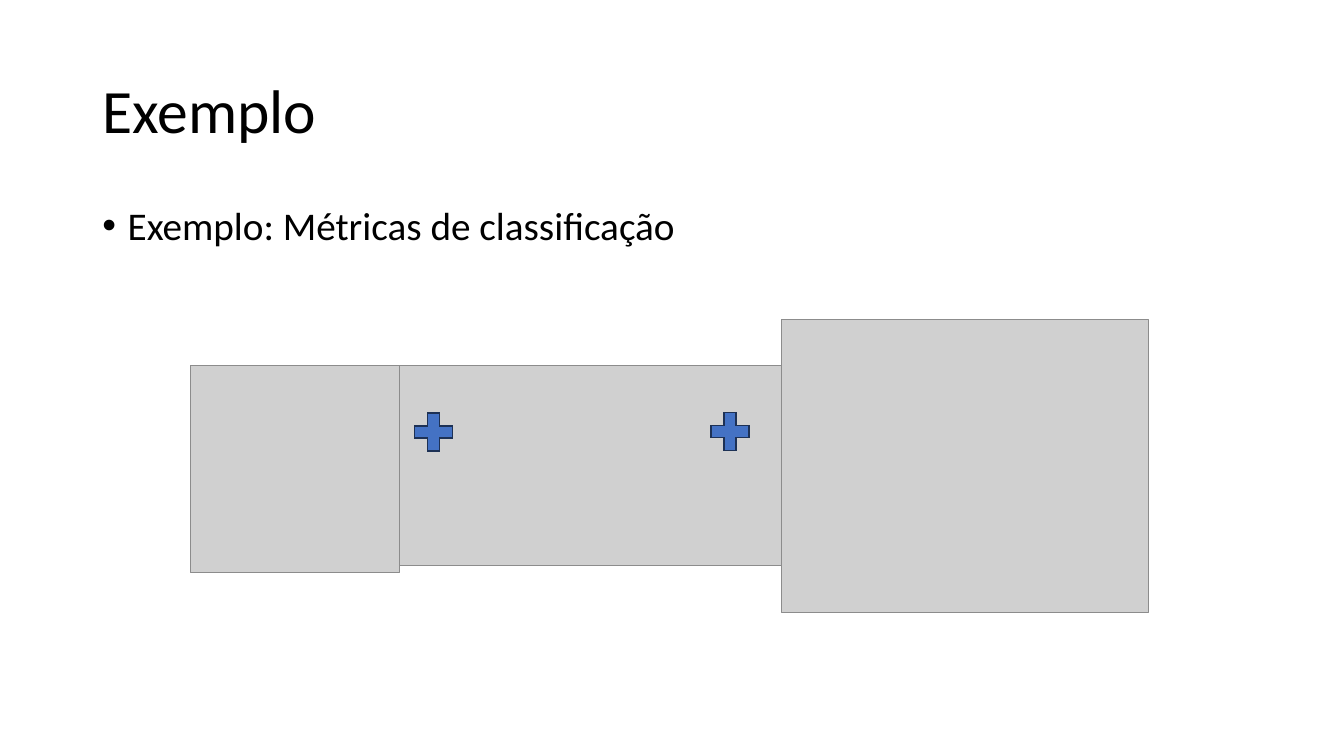
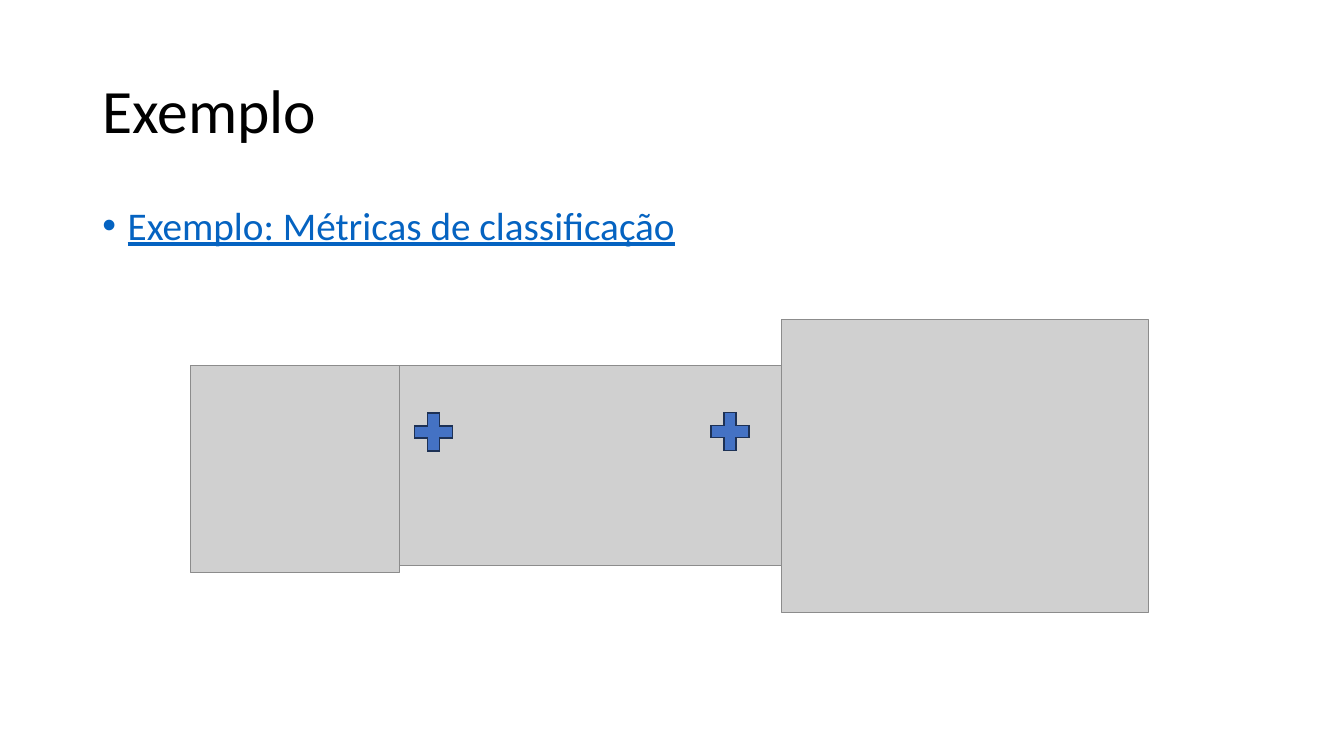
Before and after one commit to zz4fap/c24_inteligencia_artificial, a slide deck: slide 21 of slides/C24_Métricas_de_Classificação.pptx. Drawn at 1344x756 pixels with LibreOffice and Linux fonts; fonts in the diff are those of the drawing; grey boxes stand for pictures. Boxes give left, top, right and bottom in pixels: in the first picture for what was removed or moved away, otherwise in the second. Text is boxed around its words. In the diff, an @@ line names an element or a change of style, - is before the commit and + after.

Commit message:
update of slides

```diff
--- a/slides/C24_Métricas_de_Classificação.pptx
+++ b/slides/C24_Métricas_de_Classificação.pptx
@@ text "Exemplo: Métricas de classificação" at [128, 212, 674, 247]: text colour #000000 to #0563C1, underline on @@
```
Also in this commit, not shown: 1 other file.
